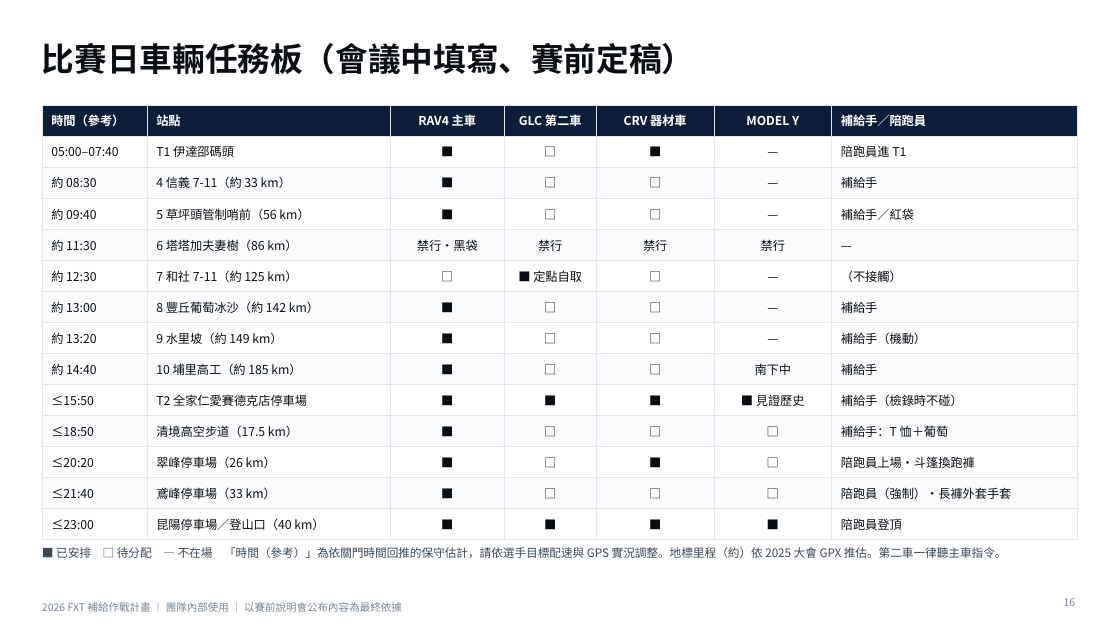
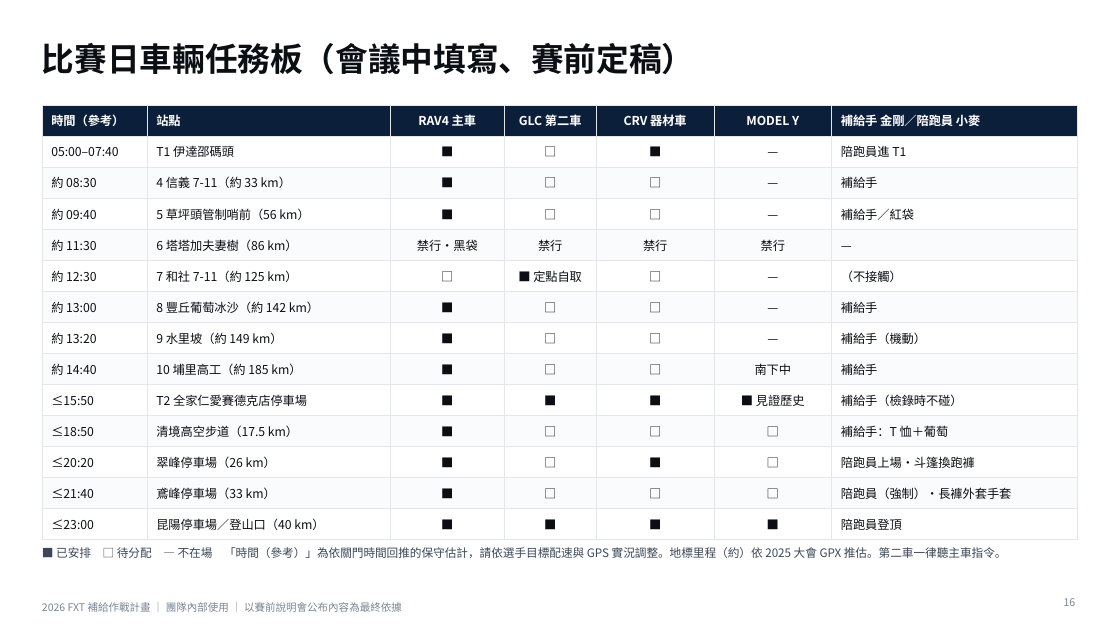
Before and after one commit to powermovebboy-sys/Race-site, a slide deck: slide 16 of deck/2026_FXT_補給作戰計畫.pptx. Drawn at 1120x630 pixels with LibreOffice and Linux fonts; fonts in the diff are those of the drawing. Boxes give left, top, right and bottom in pixels: in the first picture for what was removed or moved away, otherwise in the second. Text is boxed around its words. In the diff, an @@ line names an element or a change of style, - is before the commit and + after.

```diff
--- a/deck/2026_FXT_補給作戰計畫.pptx
+++ b/deck/2026_FXT_補給作戰計畫.pptx
@@ table at [42, 105, 1078, 534] @@
-row 1, column 7: 補給手／陪跑員
+row 1, column 7: 補給手 金剛／陪跑員 小麥
```
Also in this commit, not shown: 6 other slides changed, 3 other files.
